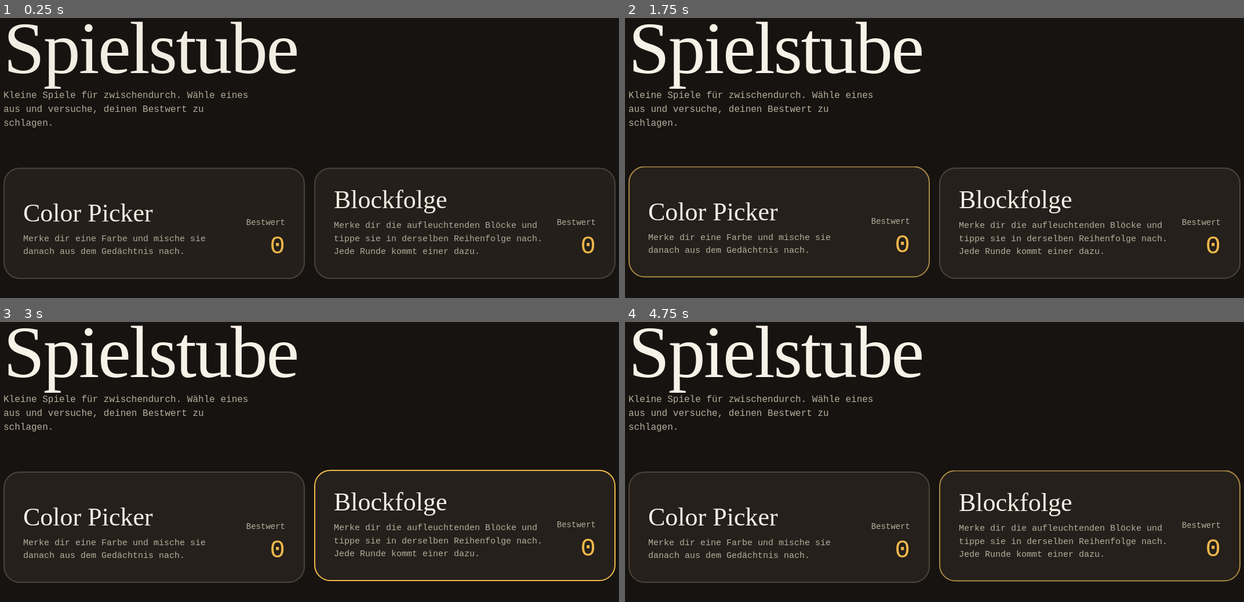
Above: before the commit, frames 1-4 (two rows, left to right).
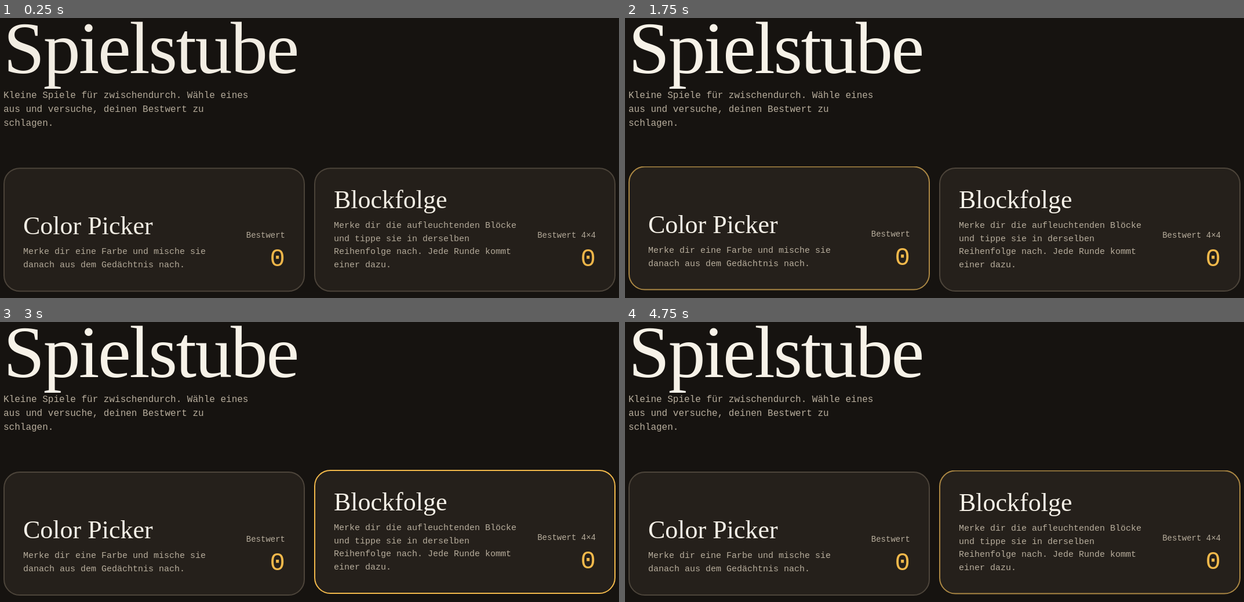
Above: after the commit, the same moments.

Repository: linse2268/spiele
Game: browser game, page index.html
The game is run twice, just before and just after one commit, with the same random seed, the same clock (stepped at 60 frames per second) and the same inputs.
Inputs (mouse positions are in pixels of both pictures, inside the frame that each line leads up to; where the layout moved, square brackets give the same spot in the first picture):
- Up to frame 1 (0.25 s): no input
- Up to frame 2 (1.75 s): hold Right 1.03-1.53 s; move the mouse to (934, 242) [934, 233] at 1.07 s; tap Space at 1.1, 1.6 s; hold Down from 1.58 s (still down); move the mouse to (810, 216) [810, 211] at 1.67 s
- Up to frame 3 (3 s): release Down at 1.85 s; hold Left 1.9-2.47 s; tap Space at 2.1, 2.6 s; move the mouse to (433, 515) [433, 509] at 2.27 s; hold Up 2.52-2.82 s; move the mouse to (402, 557) [402, 548] at 2.87 s; hold Right from 2.87 s (still down)
- Up to frame 4 (4.75 s): tap Space every 0.5 s from 3.1 to 4.6 s; move the mouse to (779, 565) [779, 554] at 3.47 s; release Right at 3.53 s; hold Up 3.58-3.82 s; hold Left 3.87-4.3 s; move the mouse to (934, 509) [934, 504] at 4.07 s; hold Down 4.35-4.68 s; move the mouse to (1120, 540) [1120, 532] at 4.67 s; hold Right from 4.73 s (still down)

The runs differ from the first frame. In frame 1, 3.2% of the frame differs, in the area x 0-100%, y 66-98%; in frame 2, 3.5%; in frame 3, 3.3%; in frame 4, 3.5%.

Commit message:
Update index.html

Diff:
--- a/index.html
+++ b/index.html
@@ -78,11 +78,11 @@
 .compare.go .mine{clip-path:inset(0 0 0 50%)}
 
 /* Blockfolge: Levelauswahl */
-.levels{flex:1;min-height:0;display:grid;grid-template-columns:repeat(3,1fr);gap:var(--gap);align-content:center;overflow:auto}
-.lvl{display:flex;flex-direction:column;gap:8px;text-align:left;padding:clamp(20px,3vw,36px);border:2px solid var(--line);border-radius:var(--r);background:var(--bg2);color:var(--ink);font:inherit;cursor:pointer;transition:border-color .25s,transform .25s var(--ease);touch-action:manipulation}
+.levels{flex:1;min-height:0;display:grid;grid-template-columns:repeat(auto-fit,minmax(130px,1fr));gap:var(--gap);align-content:center;overflow:auto}
+.lvl{display:flex;flex-direction:column;gap:8px;text-align:left;padding:clamp(16px,2vw,28px);border:2px solid var(--line);border-radius:var(--r);background:var(--bg2);color:var(--ink);font:inherit;cursor:pointer;transition:border-color .25s,transform .25s var(--ease);touch-action:manipulation}
 .lvl:hover,.lvl:focus-visible{border-color:var(--accent);transform:translateY(-3px)}
-.lvl .size{font-size:clamp(44px,7vw,80px);color:var(--accent)}
-.lvl .name{font:400 clamp(32px,4vw,44px)/1 var(--display);margin-top:8px}
+.lvl .size{font-size:clamp(34px,5vw,64px);color:var(--accent)}
+.lvl .name{font:400 clamp(26px,3vw,38px)/1 var(--display);margin-top:8px}
 .lvl .rec{color:var(--dim);font-size:14px;margin-top:8px}
 .lvl .rec .num{color:var(--ink);margin-left:8px;font-size:18px}
 
@@ -109,13 +109,13 @@
   .bar{padding-top:8px;padding-bottom:8px}.bar h2{font-size:24px}.btn{min-height:44px}
   .sl{gap:6px}.sl label{height:16px}.sl .thumb{width:40px;height:40px}.home{padding:20px}.home h1{font-size:48px}
   .side .big{font-size:56px}.side{gap:8px}
-  .lvl{padding:16px}.lvl .size{font-size:40px}.lvl .name{font-size:28px;margin-top:0}
+  .lvl{padding:12px}.lvl .size{font-size:32px}.lvl .name{font-size:24px;margin-top:0}
 }
 @media (orientation:portrait){
   .seq{flex-direction:column}
   .side{width:auto;flex-direction:row;flex-wrap:wrap;align-items:center;justify-content:space-between}
   .side .big{font-size:56px}.side .lbl{display:none}.side .status{flex:1;min-height:0}
-  .levels{grid-template-columns:1fr}
+  .levels{grid-template-columns:repeat(2,1fr);align-content:start}
 }
 @media (max-width:560px) and (orientation:portrait){.card{grid-template-columns:1fr}.card .meta{text-align:left}}
 @media (prefers-reduced-motion:reduce){*{animation:none!important;transition:none!important}}
@@ -159,10 +159,29 @@
   const f = t => t > .008856 ? Math.cbrt(t) : 7.787 * t + 16 / 116;
   return [116 * f(Y) - 16, 500 * (f(X) - f(Y)), 200 * (f(Y) - f(Z))];
 }
-const deltaE = (a, b) => { const A = toLab(hslToRgb(...a)), B = toLab(hslToRgb(...b)); return Math.hypot(A[0] - B[0], A[1] - B[1], A[2] - B[2]); };
-/* Score: 100 * e^(-(ΔE/35)²) – glockenförmig: kleine Abweichungen kaum bestraft, grobe deutlich.
-   ΔE 5 ≈ 98, ΔE 10 ≈ 92, ΔE 20 ≈ 72, ΔE 30 ≈ 48, ΔE 45 ≈ 19, ΔE 60 ≈ 5 */
-const scoreFromDelta = d => Math.round(100 * Math.exp(-Math.pow(d / 35, 2)));
+/* CIEDE2000 (CIELAB-Farbabstand, wahrnehmungsgleichmäßig): gewichtet Helligkeit, Buntheit und Farbton
+   so, wie das Auge sie unterscheidet. ΔE00 ≈ 1 ist kaum sichtbar, ≈ 2 bei genauem Hinsehen, ≈ 5 klar sichtbar. */
+function ciede2000([L1, a1, b1], [L2, a2, b2]) {
+  const rad = Math.PI / 180, deg = 180 / Math.PI, p7 = Math.pow(25, 7);
+  const C1 = Math.hypot(a1, b1), C2 = Math.hypot(a2, b2), Cb7 = Math.pow((C1 + C2) / 2, 7);
+  const G = .5 * (1 - Math.sqrt(Cb7 / (Cb7 + p7)));
+  const a1p = (1 + G) * a1, a2p = (1 + G) * a2, C1p = Math.hypot(a1p, b1), C2p = Math.hypot(a2p, b2);
+  const h1p = C1p === 0 ? 0 : (Math.atan2(b1, a1p) * deg + 360) % 360, h2p = C2p === 0 ? 0 : (Math.atan2(b2, a2p) * deg + 360) % 360;
+  const dL = L2 - L1, dC = C2p - C1p; let dh = 0;
+  if (C1p * C2p !== 0) { dh = h2p - h1p; if (dh > 180) dh -= 360; else if (dh < -180) dh += 360; }
+  const dH = 2 * Math.sqrt(C1p * C2p) * Math.sin(dh * rad / 2);
+  const Lb = (L1 + L2) / 2, Cb = (C1p + C2p) / 2; let hb = h1p + h2p;
+  if (C1p * C2p !== 0) { if (Math.abs(h1p - h2p) > 180) hb += hb < 360 ? 360 : -360; hb /= 2; }
+  const T = 1 - .17 * Math.cos((hb - 30) * rad) + .24 * Math.cos(2 * hb * rad) + .32 * Math.cos((3 * hb + 6) * rad) - .2 * Math.cos((4 * hb - 63) * rad);
+  const dTh = 30 * Math.exp(-Math.pow((hb - 275) / 25, 2)), Rc = 2 * Math.sqrt(Math.pow(Cb, 7) / (Math.pow(Cb, 7) + p7));
+  const Sl = 1 + .015 * Math.pow(Lb - 50, 2) / Math.sqrt(20 + Math.pow(Lb - 50, 2)), Sc = 1 + .045 * Cb, Sh = 1 + .015 * Cb * T;
+  const Rt = -Math.sin(2 * dTh * rad) * Rc, x = dL / Sl, y = dC / Sc, z = dH / Sh;
+  return Math.sqrt(x * x + y * y + z * z + Rt * y * z);
+}
+const deltaE = (a, b) => ciede2000(toLab(hslToRgb(...a)), toLab(hslToRgb(...b)));
+/* Score: 100 * e^(-(ΔE00/16)^1.75). Kaum sichtbare Abweichungen bleiben bei fast 100, grobe fallen deutlich.
+   ΔE00 1 ≈ 99, 2 ≈ 97, 5 ≈ 88, 10 ≈ 65, 20 ≈ 24, 30 ≈ 5 */
+const scoreFromDelta = d => Math.round(100 * Math.exp(-Math.pow(d / 16, 1.75)));
 /* Schriftfarbe mit bestem Kontrast, nach echter Leuchtdichte der Farbe (hsl-Array) */
 const inkOn = c => { const [r, g, b] = hslToRgb(...c).map(lin); return (.2126 * r + .7152 * g + .0722 * b) > .18 ? '#14110d' : '#f7f2e8'; };
 
@@ -184,7 +203,8 @@
    { id:'mein-spiel', title:'…', description:'…', players:1,   // 2 = Zwei-Spieler-Spiel
      init(container, api){ … },   // baut das Spiel in container auf
      destroy(){ … },              // optional: Timer/Listener aufräumen
-     getBest(){ … } }             // optional: eigener Bestwert für die Karte (z. B. bei mehreren Levels)
+     getBest(){ … },              // optional: eigener Bestwert für die Karte (z. B. bei mehreren Levels)
+     bestLabel:'…' }              // optional: Beschriftung des Bestwerts auf der Karte
    api = { Score, h, back() }. Nutze Score.getBest(id) und Score.submitScore(id, punkte).
    Karte, Route (#mein-spiel) und Highscore erscheinen automatisch. */
 const GAMES = [];
@@ -292,14 +312,14 @@
 })());
 
 /* ---------- Spiel 2: Blockfolge ----------
-   Levelauswahl (4x4 / 5x5 / 6x6), danach leuchtet eine Folge auf und der Spieler tippt sie nach.
+   Levelauswahl (2x2 bis 6x6), danach leuchtet eine Folge auf und der Spieler tippt sie nach.
    Richtig = ein Block kommt dazu. Falsch = Ende. Score = Länge der zuletzt geschafften Folge.
    Jedes Level hat einen eigenen Bestwert (Score-ID "block-sequence-4" usw.). */
 GAMES.push((() => {
   const ID = 'block-sequence', START = 3;
-  const LEVELS = [{ n: 4, name: 'Leicht' }, { n: 5, name: 'Mittel' }, { n: 6, name: 'Schwer' }];
+  const LEVELS = [{ n: 2, name: 'Mini' }, { n: 3, name: 'Sehr leicht' }, { n: 4, name: 'Leicht' }, { n: 5, name: 'Mittel' }, { n: 6, name: 'Schwer' }];
+  const MAIN = 4; /* dieses Level liefert den Bestwert für die Startseite */
   const sid = n => ID + '-' + n;
-  const bestAll = () => Math.max(...LEVELS.map(l => Score.getBest(sid(l.n))));
   let timers = [];
   const later = (fn, ms) => { timers.push(setTimeout(fn, ms)); };
   const clear = () => { timers.forEach(clearTimeout); timers = []; };
@@ -307,10 +327,10 @@
   return {
     id: ID, title: 'Blockfolge', players: 1,
     description: 'Merke dir die aufleuchtenden Blöcke und tippe sie in derselben Reihenfolge nach. Jede Runde kommt einer dazu.',
-    getBest: bestAll, /* Karte zeigt den höchsten Wert aller Level */
+    getBest: () => Score.getBest(sid(MAIN)), bestLabel: 'Bestwert 4×4', /* Startseite zeigt den Bestwert für 4×4 */
     init(c, api) {
       let level = null;
-      const { bar, refreshBest } = gameBar('Blockfolge', () => level ? Score.getBest(sid(level.n)) : bestAll(), api);
+      const { bar, refreshBest } = gameBar('Blockfolge', () => Score.getBest(sid(level ? level.n : MAIN)), api);
       const stage = h('div', 'stage'); c.append(bar, stage);
 
       /* ----- Levelauswahl ----- */
@@ -414,7 +434,7 @@
   GAMES.forEach(game => {
     const a = h('a', 'card'); a.href = '#' + game.id;
     const l = h('div'); l.append(h('h2', null, game.title), h('p', null, game.description));
-    const m = h('div', 'meta', 'Bestwert'); m.append(h('span', 'num', String(game.getBest ? game.getBest() : Score.getBest(game.id))));
+    const m = h('div', 'meta', game.bestLabel || 'Bestwert'); m.append(h('span', 'num', String(game.getBest ? game.getBest() : Score.getBest(game.id))));
     a.append(l, m); g.append(a);
   });
   v.append(g); return v;
